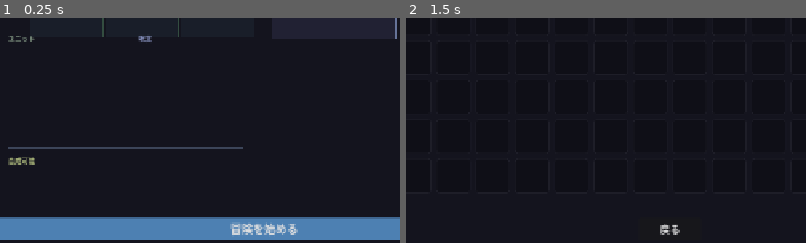
Above: before the commit, frames 1-2 (left to right).
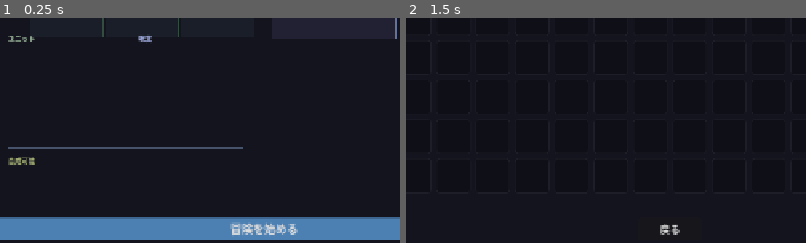
Above: after the commit, the same moments.

Repository: kazumak334-create/dungeon-board-game
Game: Godot game, scene res://scenes/DeckPrep.tscn
Same seed, same stepped clock (60 frames per second), same inputs: the game is played once before the commit and once after it. This scene is started directly instead of the project's main scene.
Inputs:
- Up to frame 1 (0.25 s): no input
- Up to frame 2 (1.5 s): click "デッキ" at 0.5 s; click "持物" at 1.25 s
The pictures show only the part of the screen within x 17-67%, y 50-100%; the shares and areas given below are measured in that part.

The runs differ from the first frame. In frame 1, 0.2% of the frame differs, in the area x 2-38%, y 8-11%; in frame 2, nothing differs.

Commit message:
fix: #1 盤面ドラッグ後に手持ちカードに残る修正
## 問題
populate_cards()が盤面セルのみ再描画し、手持ちカードエリアを再描画していなかった

## 修正
- populate_cards()で手持ちカードエリア・呪文デッキエリアも再描画
- _build_spell_artifact_split()で生成したノードにメタデータ"hand_spell_area"を設定
- populate_cards()でメタデータを持つノードを削除してから_build_spell_artifact_split()を再実行

変更行番号:
- line 753-756: 手持ちカードエリア削除処理追加
- line 797-798: _build_spell_artifact_split()再実行追加
- line 422, 436, 449, 476, 478, 489, 491: メタデータ設定追加

Co-Authored-By: Claude Sonnet 4.5 <noreply@anthropic.com>

Diff:
--- a/scripts/DeckPrepBoard.gd
+++ b/scripts/DeckPrepBoard.gd
@@ -419,6 +419,7 @@
 	var spell_bg = Panel.new()
 	spell_bg.position = Vector2(spell_deck_x, spell_deck_y)
 	spell_bg.size = Vector2(SPELL_DECK_W, 3.0 * float(CELL_H + CELL_GAP) + 20.0)
+	spell_bg.set_meta("hand_spell_area", true)
 	var spell_bg_style = StyleBoxFlat.new()
 	spell_bg_style.bg_color = Color(0.13, 0.13, 0.2)  # MaterialSelect COLOR_PANEL準拠
 	spell_bg_style.border_color = Color(0.4, 0.45, 0.6)  # 強調色
@@ -432,6 +433,7 @@
 	spell_lbl.position = Vector2(spell_deck_x + 10.0, spell_deck_y + 4.0)
 	spell_lbl.add_theme_font_size_override("font_size", 14)  # 11→14に拡大
 	spell_lbl.add_theme_color_override("font_color", Color(0.6, 0.65, 0.85))
+	spell_lbl.set_meta("hand_spell_area", true)
 	tab_container.add_child(spell_lbl)
 
 	# 呪文カード描画（縦長配置）
@@ -445,6 +447,7 @@
 		var sy = card_start_y + float(i) * float(SPELL_BAR_H + SPELL_BAR_GAP)
 		var bar = _create_bar_chip(spell_cards[i][1], spell_cards[i][2], bar_w, float(SPELL_BAR_H), spell_cards[i][0], spell_cards[i][3])
 		bar.position = Vector2(spell_deck_x + 10.0, sy)
+		bar.set_meta("hand_spell_area", true)
 		tab_container.add_child(bar)
 
 	# 項目2: 手持ちカードを2エリアに分離（ユニット・呪文）
@@ -470,9 +473,11 @@
 	unit_lbl.position = Vector2(board_start_x, hand_area_y - 14.0)
 	unit_lbl.add_theme_font_size_override("font_size", 11)
 	unit_lbl.add_theme_color_override("font_color", Color(0.6, 0.7, 0.6))  # 緑系
+	unit_lbl.set_meta("hand_spell_area", true)
 	tab_container.add_child(unit_lbl)
 
 	var unit_container = _build_hand_card_container(unit_cards, board_start_x, hand_area_y)
+	unit_container.set_meta("hand_spell_area", true)
 	tab_container.add_child(unit_container)
 
 	# 呪文エリア（右側）
@@ -482,9 +487,11 @@
 	spell_hand_lbl.position = Vector2(spell_hand_x, hand_area_y - 14.0)
 	spell_hand_lbl.add_theme_font_size_override("font_size", 11)
 	spell_hand_lbl.add_theme_color_override("font_color", Color(0.6, 0.65, 0.85))  # 青系
+	spell_hand_lbl.set_meta("hand_spell_area", true)
 	tab_container.add_child(spell_hand_lbl)
 
 	var spell_hand_container = _build_hand_card_container(spell_hand_cards, spell_hand_x, hand_area_y)
+	spell_hand_container.set_meta("hand_spell_area", true)
 	tab_container.add_child(spell_hand_container)
 
 	# 固定高さ（カード高さ130px + ホバー余白40px + ラベル余白）
@@ -742,12 +749,18 @@
 	return detail
 
 func populate_cards() -> void:
+	# 盤面セルのクリア
 	for ri in range(3):
 		for ci in range(3):
 			var vbox = _cell_card_containers[0][ri][ci]
 			if vbox != null:
 				for child in vbox.get_children():
 					child.queue_free()
+
+	# 手持ちカードエリア・呪文デッキエリアのクリア（メタデータを持つノードを削除）
+	for child in tab_container.get_children():
+		if child.has_meta("hand_spell_area"):
+			child.queue_free()
 
 	var cell_cards = _build_cell_cards_map()
 
@@ -788,6 +801,9 @@
 			)
 			cell_panel.set_meta("click_connected", true)
 
+	# 手持ちカードエリア・呪文デッキエリアの再描画
+	_build_spell_artifact_split()
+
 func _build_cell_cards_map() -> Dictionary:
 	var result: Dictionary = {}
 	for i in range(GameSession.selected_deck.size()):
